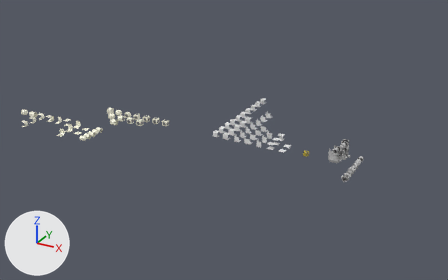
Two versions of the Blender file Assets/Models/pieces.blend, one commit apart.
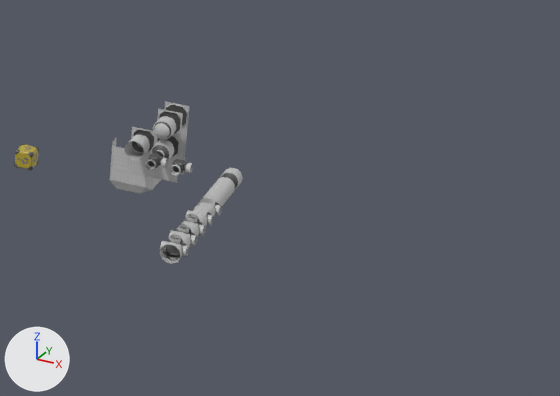
Each version appears first whole from a 50 mm lens placed at (56.9, -82.5, 40.5), pointed at (10.5, 1.8, -1.7), and next in a close-up on the part from 67% to 100% of the width and 40% to 78% of the height. The lights are fixed; the arrows at lower left show +X, +Y and +Z.

In view in the first close-up: 'Cube.001', 'hull_v3_2_faces', 'hull_v3_2_faces_2_sockets', 'hull_v3_corner_flipped', 'hull_v3_face_socket', 'joint_2_corner', 'pipe_v2_2_caps.004', 'pipe_v2_2_caps.005', 'pipe_v2_middle_4_side_sockets', 'pipe_v2_middle_socket', 'question_mark_cube'.
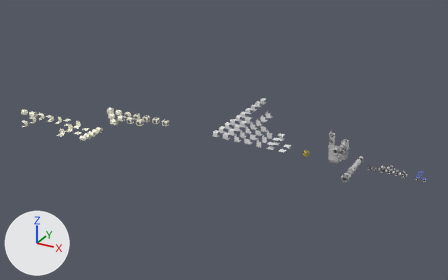
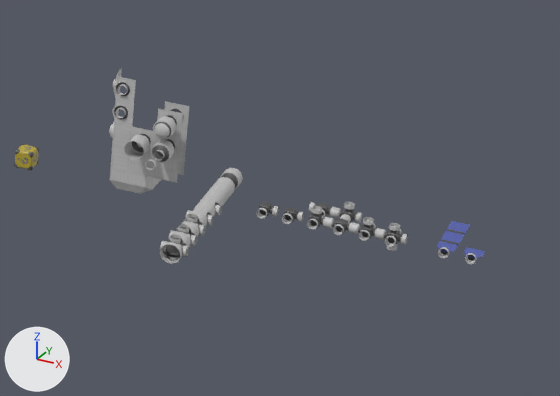
Location of each change, [x1, y1, x2, y2] in pixels of the close-ups (560 x 396 px):
'joint_2_corner', moved: before [145, 154, 168, 170]; after [282, 207, 304, 224]
'hull_v3_edge_2_sockets', added: after [113, 69, 136, 103]
'joint_6', added: after [379, 223, 408, 251]
'hull_v3_edge_1_socket', added: after [109, 122, 132, 148]
'joint_5', added: after [353, 217, 381, 241]
'hull_v3_edge_1_socket_other_side', added: after [113, 100, 134, 126]
'joint_4_cross', added: after [327, 216, 355, 235]
'joint_4_multi_t_section', added: after [334, 202, 362, 223]
'joint_3_corner', added: after [307, 206, 329, 230]
'solar_array_socket', added: after [437, 240, 458, 258]
'solar_array_socket_and_end', added: after [464, 247, 485, 264]
'solar_array_middle', added: after [440, 229, 464, 245]
'Cube.001', moved: before [173, 159, 186, 173]; after [259, 202, 272, 216]
'joint_3_t_section', added: after [309, 202, 336, 218]
'solar_array_end', added: after [446, 221, 470, 234]
'pipe_v2_2_caps.005', moved: before [183, 163, 193, 174]; after [269, 206, 279, 217]
'pipe_v2_2_caps.004', moved: before [170, 165, 181, 175]; after [256, 208, 268, 218]
part 1 of me_cube_078, built on: [157, 102, 189, 136] in both
part 3 of me_cube_077, built on: [131, 127, 156, 154] in both

Edits to the bpy script that builds the scene:
```text
Change me_cube_077:
    remove me_cube_077.from_pydata(...)  # 52 vertices, 33 faces; spans x -0.5..0.5, y -0.5..-0.352, z -0.5..0.5
    add me_cube_077.from_pydata(...)  # 68 vertices, 68 faces; spans x -0.5..0.5, y -0.5..-0.352, z -0.5..0.5
    me_cube_077 part 3
    16 vertices are removed from x -0.435..0.435, y -0.4..-0.352, z -0.435..0.435
    17 faces are deleted
    16 vertices are added at x -0.3..0.3, y -0.4, z -0.3..0.3
    16 new vertices lie (0.0, 0.048, 0.0) away from vertices in x -0.3..0.3, y -0.4, z -0.3..0.3
    52 new faces join them
    me_cube_077 part 4: the surface is now shaded smooth
Change me_cube_078:
    remove me_cube_078.from_pydata(...)  # 104 vertices, 66 faces; spans x -0.5..0.5, y -0.5..0.5, z -0.5..0.5
    add me_cube_078.from_pydata(...)  # 136 vertices, 136 faces; spans x -0.5..0.5, y -0.5..0.5, z -0.5..0.5
    me_cube_078 part 1
    32 vertices are removed from x -0.435..0.435, y -0.4..0.4, z -0.435..0.435
    34 faces are deleted
    32 vertices are added at x -0.3..0.3, y -0.4..0.352, z -0.3..0.3
    32 new vertices lie (0.0, 0.048, 0.0) away from vertices in x -0.3..0.3, y -0.4..0.352, z -0.3..0.3
    104 new faces join them
    me_cube_078 part 2: the surface is now shaded smooth
Change ob_cube_001:
    ob_cube_001.location: (33.0, -2.0, 2.0) -> (36.0, 0.0, 0.0)
Change ob_pipe_v2_2_caps_004:
    ob_pipe_v2_2_caps_004.location: (33.0, -2.0, 2.0) -> (36.0, 0.0, 0.0)
Change ob_pipe_v2_2_caps_005:
    ob_pipe_v2_2_caps_005.location: (33.0, -2.0, 2.0) -> (36.0, 0.0, 0.0)
Change ob_joint_2_corner:
    ob_joint_2_corner.location: (32.0, -2.0, 2.0) -> (37.0, 0.0, 0.0)
Add ob_solar_array_socket_and_end:
    ob_solar_array_socket_and_end = bpy.data.objects.new('solar_array_socket_and_end', me_cube_089)  # 76 vertices, 59 faces; spans x -0.35..0.35, y -0.5..0.4, z -0.2..0.2; in mat_panels (picture img_color_texture_png)
    ob_solar_array_socket_and_end.location = (44.0, 0.0, 0.0)
Add ob_solar_array_end:
    ob_solar_array_end = bpy.data.objects.new('solar_array_end', me_cube_072)  # 18 vertices, 12 faces; spans x -0.35..0.35, y -0.5..0.4, z -0.075..0.075; in mat_panels (picture img_color_texture_png)
    ob_solar_array_end.location = (43.0, 2.0, 0.0)
Add ob_solar_array_socket:
    ob_solar_array_socket = bpy.data.objects.new('solar_array_socket', me_cube_068)  # 86 vertices, 65 faces; spans x -0.35..0.35, y -0.5..0.5, z -0.2..0.2; in mat_panels (picture img_color_texture_png)
    ob_solar_array_socket.location = (43.0, 0.0, 0.0)
Add ob_solar_array_middle:
    ob_solar_array_middle = bpy.data.objects.new('solar_array_middle', me_cube_067)  # 28 vertices, 18 faces; spans x -0.35..0.35, y -0.5..0.5, z -0.075..0.075; in mat_panels (picture img_color_texture_png)
    ob_solar_array_middle.location = (43.0, 1.0, 0.0)
Add ob_joint_6:
    ob_joint_6 = bpy.data.objects.new('joint_6', me_cube_088)  # 408 vertices, 314 faces; spans x -0.5..0.5, y -0.5..0.5, z -0.5..0.5; in mat_panels (picture img_color_texture_png)
    ob_joint_6.location = (41.0, 0.0, 0.0)
Add ob_joint_5:
    ob_joint_5 = bpy.data.objects.new('joint_5', me_cube_087)  # 344 vertices, 266 faces; spans x -0.5..0.5, y -0.5..0.5, z -0.2..0.5; in mat_panels (picture img_color_texture_png)
    ob_joint_5.location = (40.0, 0.0, 0.0)
Add ob_joint_4_multi_t_section:
    ob_joint_4_multi_t_section = bpy.data.objects.new('joint_4_multi_t_section', me_cube_084)  # 280 vertices, 218 faces; spans x -0.5..0.5, y -0.5..0.2, z -0.2..0.5; in mat_panels (picture img_color_texture_png)
    ob_joint_4_multi_t_section.location = (39.0, 1.0, 0.0)
Add ob_joint_4_cross:
    ob_joint_4_cross = bpy.data.objects.new('joint_4_cross', me_cube_083)  # 280 vertices, 218 faces; spans x -0.5..0.5, y -0.5..0.5, z -0.2..0.2; in mat_panels (picture img_color_texture_png)
    ob_joint_4_cross.location = (39.0, 0.0, 0.0)
Add ob_joint_3_t_section:
    ob_joint_3_t_section = bpy.data.objects.new('joint_3_t_section', me_cylinder_010)  # 216 vertices, 170 faces; spans x -0.5..0.5, y -0.2..0.5, z -0.2..0.2; in mat_panels (picture img_color_texture_png)
    ob_joint_3_t_section.location = (38.0, 1.0, 0.0)
    ob_joint_3_t_section.rotation_euler = (0.0, 0.0, 3.142)  # degrees (0, 0, 180)
Add ob_joint_3_corner:
    ob_joint_3_corner = bpy.data.objects.new('joint_3_corner', me_cube_079)  # 216 vertices, 170 faces; spans x -0.2..0.5, y -0.5..0.2, z -0.2..0.5; in mat_panels (picture img_color_texture_png)
    ob_joint_3_corner.location = (38.0, 0.0, 0.0)
Add ob_hull_v3_edge_2_sockets:
    ob_hull_v3_edge_2_sockets = bpy.data.objects.new('hull_v3_edge_2_sockets', me_cube_109)  # 150 vertices, 142 faces; spans x -0.5..0.5, y -0.5..0.5, z -0.5..0.5; in mat_panels (picture img_color_texture_png)
    ob_hull_v3_edge_2_sockets.location = (30.0, 0.0, 4.0)
Add ob_hull_v3_edge_1_socket:
    ob_hull_v3_edge_1_socket = bpy.data.objects.new('hull_v3_edge_1_socket', me_cube_103)  # 88 vertices, 89 faces; spans x -0.5..0.5, y -0.4..0.5, z -0.5..0.5; in mat_panels (picture img_color_texture_png)
    ob_hull_v3_edge_1_socket.location = (30.0, 0.0, 2.0)
Add ob_hull_v3_edge_1_socket_other_side:
    ob_hull_v3_edge_1_socket_other_side = bpy.data.objects.new('hull_v3_edge_1_socket_other_side', me_cube_101)  # 80 vertices, 77 faces; spans x -0.4..0.5, y -0.5..0.5, z -0.5..0.5; in mat_panels (picture img_color_texture_png)
    ob_hull_v3_edge_1_socket_other_side.location = (30.0, 0.0, 3.0)
```
